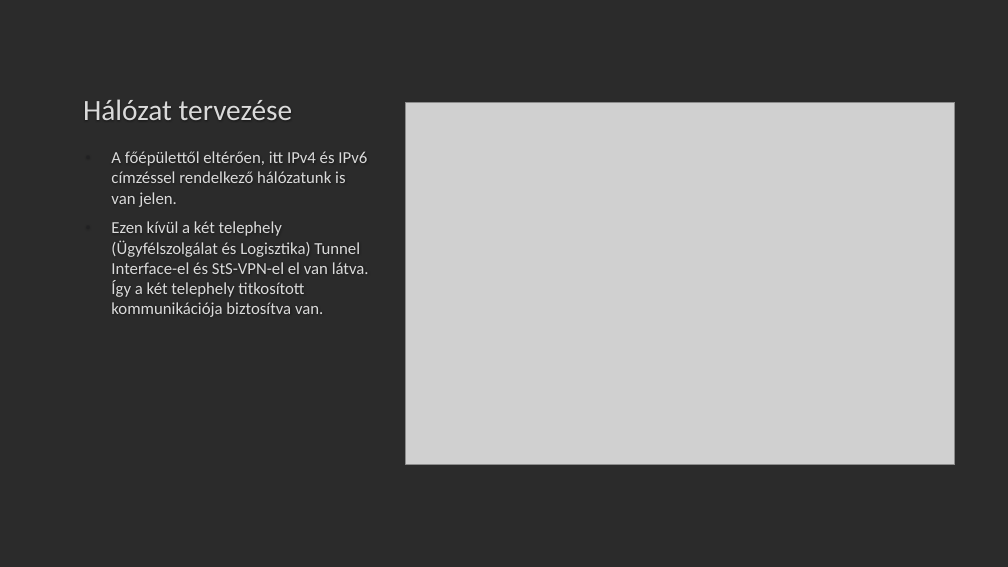
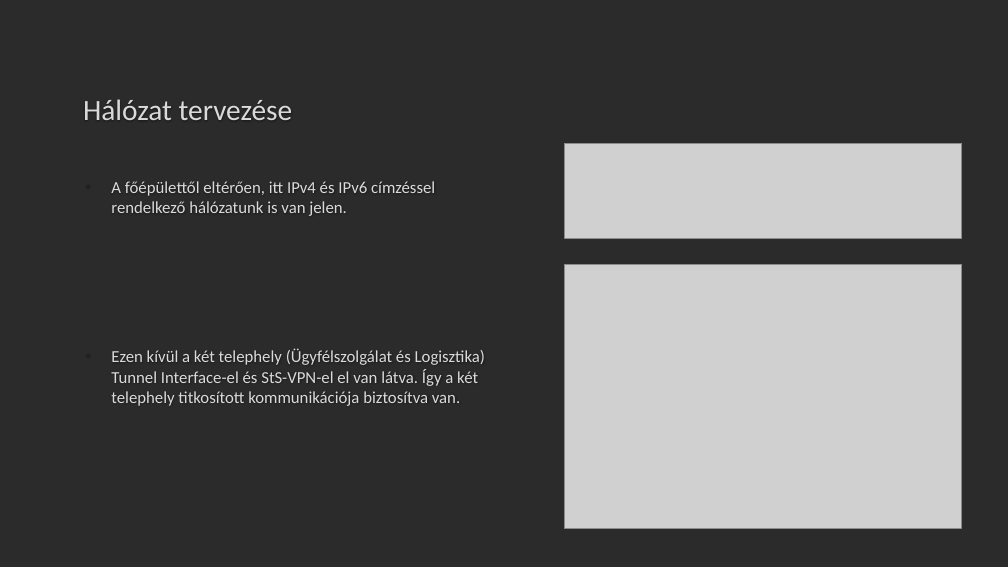
Before and after one commit to lacikartik88/IKT-projektmunka-II, a slide deck: slide 16 of Védéshez.pptx. Drawn at 1008x567 pixels with LibreOffice and Linux fonts; fonts in the diff are those of the drawing; grey boxes stand for pictures; background and template pictures are left out; a plain dark background stands for a picture behind light text. Boxes give left, top, right and bottom in pixels: in the first picture for what was removed or moved away, otherwise in the second. Text is boxed around its words. In the diff, an @@ line names an element or a change of style, - is before the commit and + after.

```diff
--- a/Védéshez.pptx
+++ b/Védéshez.pptx
@@ text "A főépülettől eltérően, itt IPv4 ..." rewrapped from (111, 151, 369, 317) to (111, 181, 485, 406) @@
@@ picture added at (565, 143, 962, 238) @@
@@ picture: place and size @@
-picture at (406, 102, 955, 464)
+picture at (565, 265, 962, 529)
```
Also in this commit, not shown: 6 other slides changed, 3 slides added.
